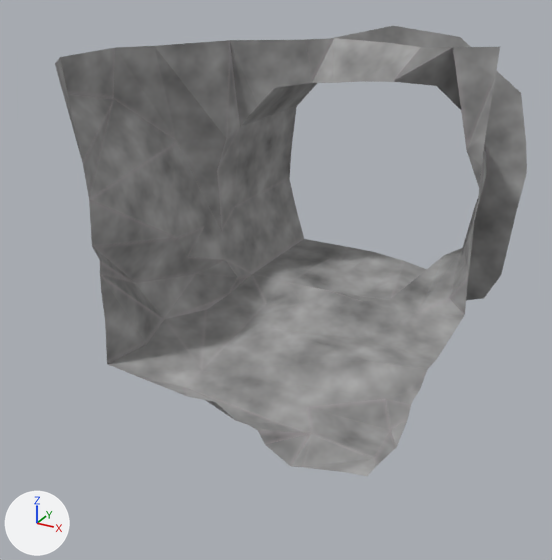
A saved change to the glTF model Rogue-Robots/Assets/Models/ModularBlocks/CornerFloor1Replacer1.gltf.
Before and after are seen from a 50 mm lens placed at (5.01, -9.22, 6.26), pointed at (0.12, -0.33, 1.82). Lighting does not change. The marker at lower left points along +X, +Y and +Z. Vertices at the same position are counted once.

The scene before the commit, as lines of its bpy script (objects in view):
```python
me_scene_062 = bpy.data.meshes.new('Scene.062')
me_scene_062.from_pydata(...)  # 154 vertices, 234 faces; spans x -2.1..2.9, y -2.5..2.5, z 0.48..5.11
me_scene_062.materials.append(mat_ground)  # picture img_diffusegroundgroup9
ob_cornerfloor1replacer1 = bpy.data.objects.new('CornerFloor1Replacer1', me_scene_062)
ob_cornerfloor1replacer1.location = (0.0, 0.0, 0.0)
```
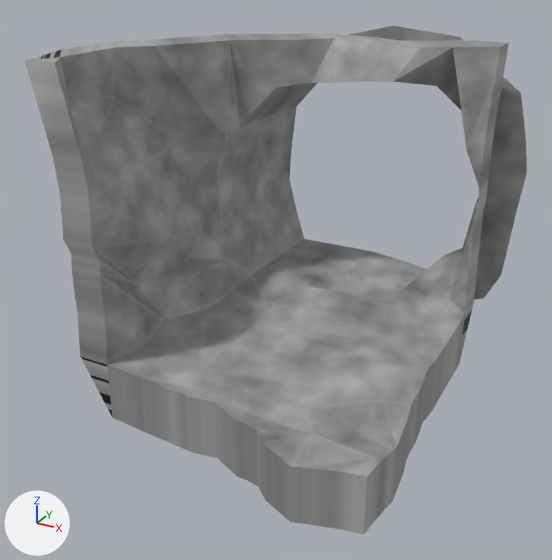
Patch to the scene script:
```diff
--- a/Rogue-Robots/Assets/Models/ModularBlocks/CornerFloor1Replacer1.gltf.py
+++ b/Rogue-Robots/Assets/Models/ModularBlocks/CornerFloor1Replacer1.gltf.py
@@ me_scene_062 @@
 # used by ob_cornerfloor1replacer1; location = (0.0, 0.0, 0.0)
-me_scene_062.from_pydata(...)  # 154 vertices, 234 faces; spans x -2.1..2.9, y -2.5..2.5, z 0.48..5.11
+me_scene_062.from_pydata(...)  # 212 vertices, 349 faces; spans x -2.49..2.9, y -2.5..2.5, z -0.36..5.11
+# me_scene_062 part 1
+# 5 vertices are added at (-1.73, -2.5, 1.13), (-2.49, -0.39, 5.0), (-2.15, 0.02, 5.0), (-1.59, 1.06, 5.0), (1.44, 1.81, 5.0)
+# 15 new vertices lie (0.0, 0.0, -0.84) away from vertices in x -1.25..2.5, y -2.5..1.25, z 0.48..1.13
+# 10 new vertices lie (0.0, 0.0, -0.85) away from vertices in x -0.75..2.5, y -2.5..0.75, z 0.68..1.09
+# 8 new vertices lie (-0.47, 0.0, 0.0) away from vertices in x -1.59..-1.2, y -2.5, z 1.78..5.0
+# 8 new vertices lie (0.0, 0.48, 0.0) away from vertices in x 2.5, y 1.22..1.59, z 2.17..5.0
+# 6 new vertices lie (-0.51, 0.59, 0.0) away from vertices in x -1.95..2.5, y -2.04..1.59, z 5.0
+# 6 new vertices lie (0.0, 0.49, 0.0) away from vertices in x 2.5, y 1.2..1.54, z 1.13..4.81
+# 115 new faces join them
 me_scene_062.materials.append(mat_ground)
```

Where the change shows, as pixel boxes [x1, y1, x2, y2] in the pictures (552 x 560 px):
'CornerFloor1Replacer1', reshaped (6% wider, 13% taller)
    before: [55, 26, 527, 476]
    after: [25, 26, 527, 535]
part 1 of me_scene_062, added
    after: [25, 33, 509, 535]
